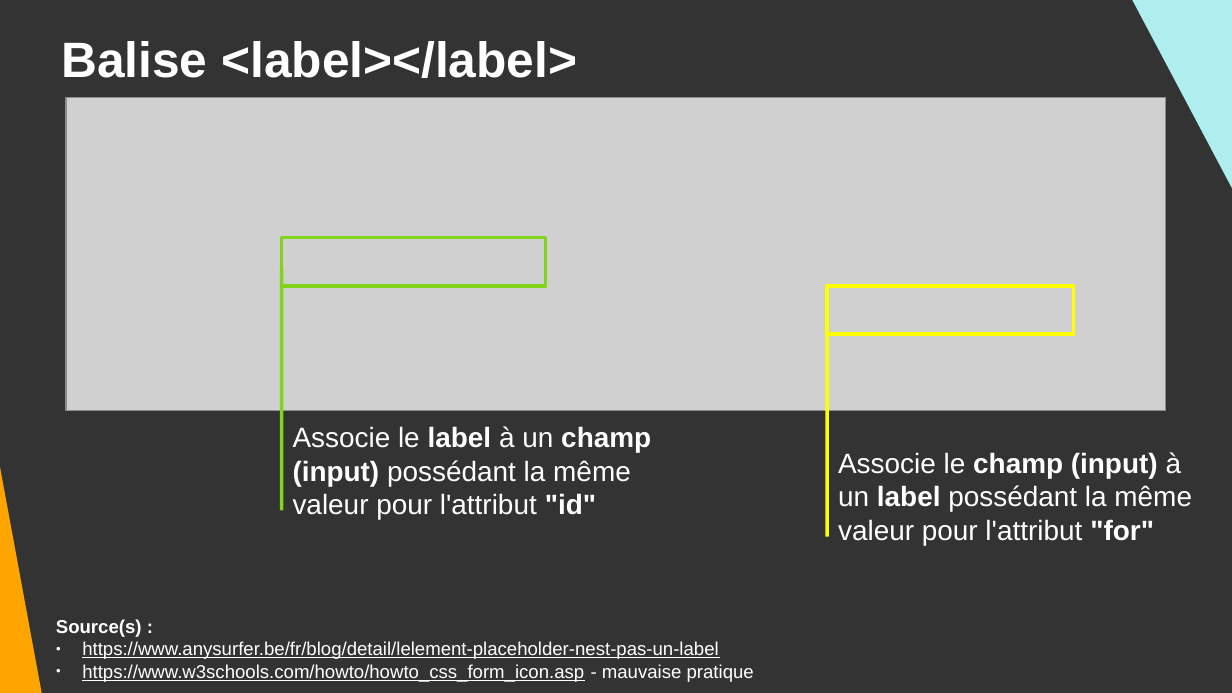
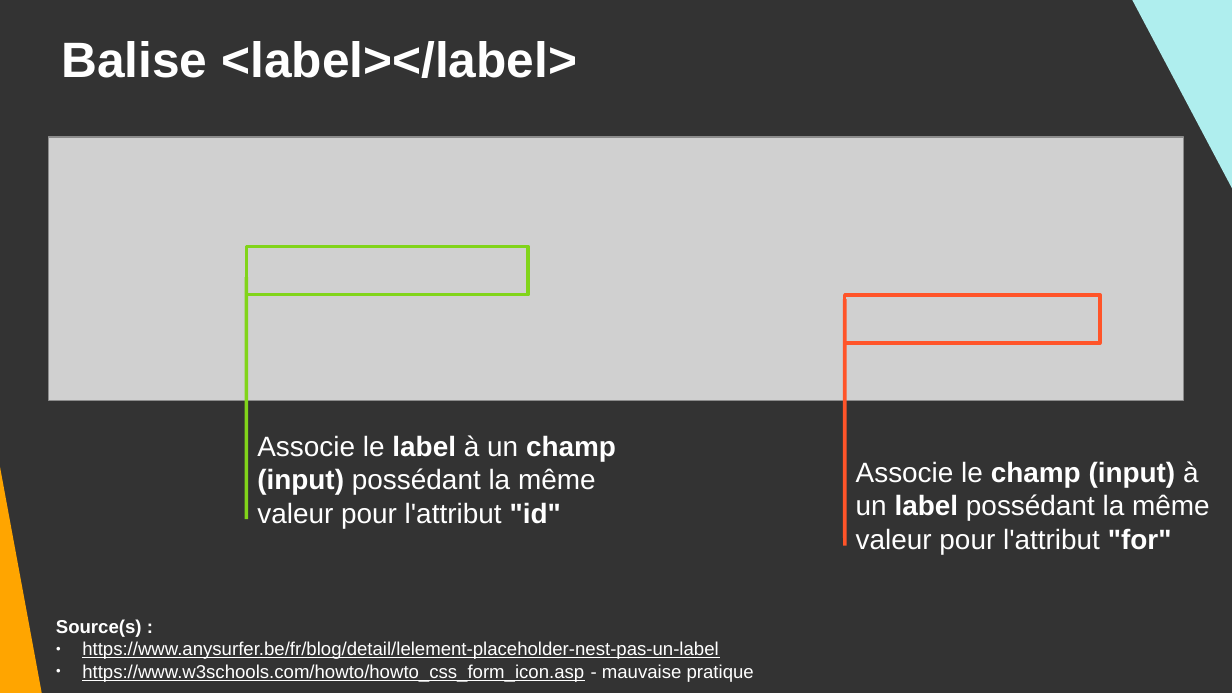
Before and after one commit to DanYellow/cours, a slide deck: slide 40 of integration-web-s1/travaux-pratiques/numero-2/presentation.odp. Drawn at 1232x693 pixels with LibreOffice and Linux fonts; fonts in the diff are those of the drawing; grey boxes stand for pictures. Boxes give left, top, right and bottom in pixels: in the first picture for what was removed or moved away, otherwise in the second. Text is boxed around its words. In the diff, an @@ line names an element or a change of style, - is before the commit and + after.

```diff
--- a/integration-web-s1/travaux-pratiques/numero-2/presentation.odp
+++ b/integration-web-s1/travaux-pratiques/numero-2/presentation.odp
@@ picture: place and size @@
-picture at box(66, 97, 1166, 410)
+picture at box(48, 138, 1184, 401)
@@ rectangle: place and size @@
-rectangle at box(282, 238, 546, 286)
+rectangle at box(246, 246, 528, 294)
@@ line moved from (282, 268) - (282, 511) to (246, 277) - (246, 520) @@
@@ rectangle: place and size @@
-rectangle at box(827, 286, 1073, 334)
+rectangle at box(845, 295, 1100, 343)
@@ rectangle at box(845, 295, 1100, 343): outline #FFFF00 2.3 pt to #FF5429 2.3 pt @@
@@ line moved from (827, 291) - (827, 537) to (845, 300) - (845, 546) @@
@@ line (845, 300) - (845, 546): stroke #FFFF00 2.3 pt to #FF5429 2.3 pt @@
@@ text "Associe le label à un ...": place and size @@
-text "Associe le label à un ..." at box(293, 426, 651, 519)
+text "Associe le label à un ..." at box(257, 435, 616, 528)
@@ text "Associe le champ (input) à ...": place and size @@
-text "Associe le champ (input) à ..." at box(838, 452, 1192, 545)
+text "Associe le champ (input) à ..." at box(856, 461, 1210, 554)
```
Also in this commit, not shown: 25 other slides changed, 1 other file.
